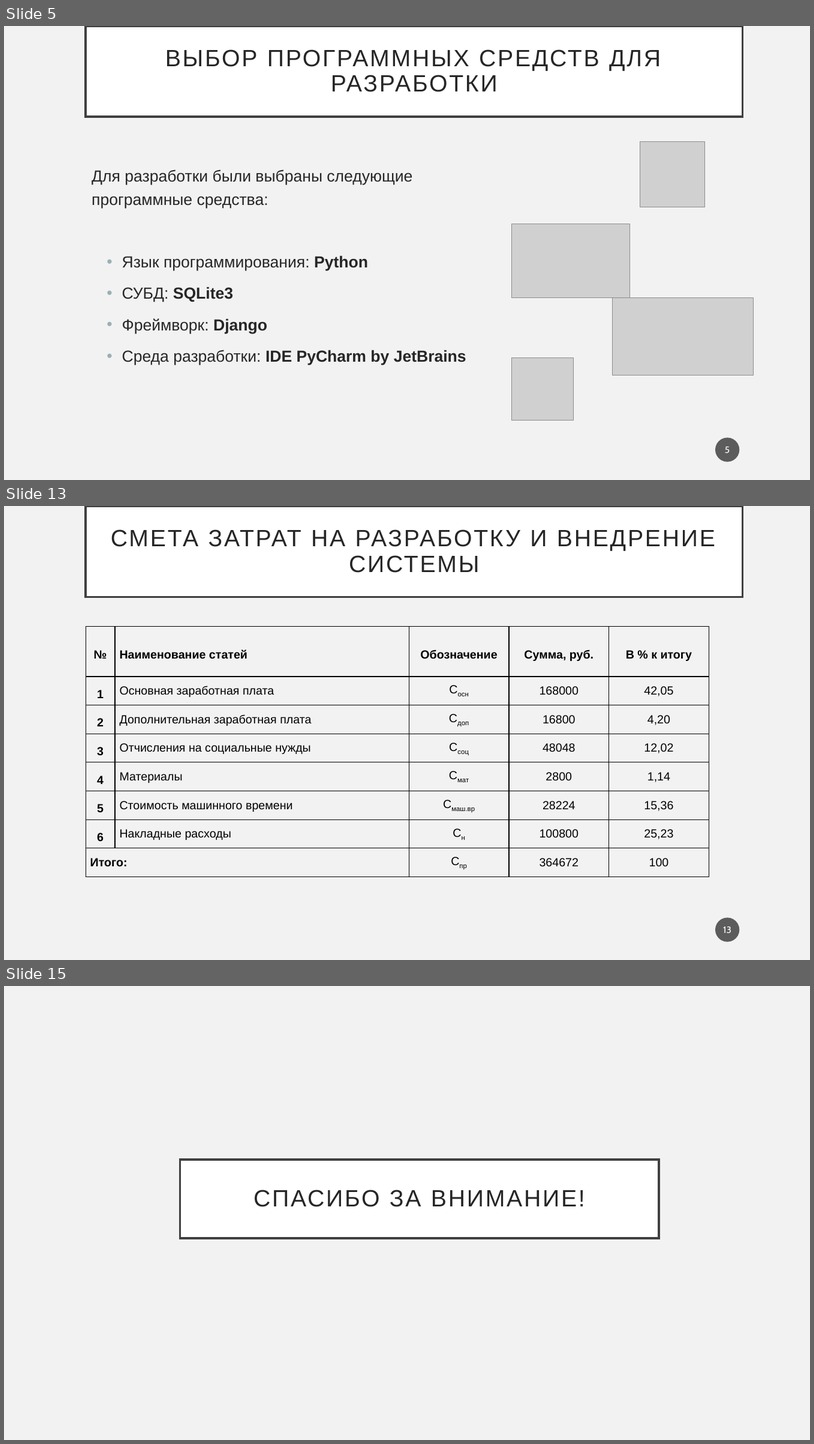
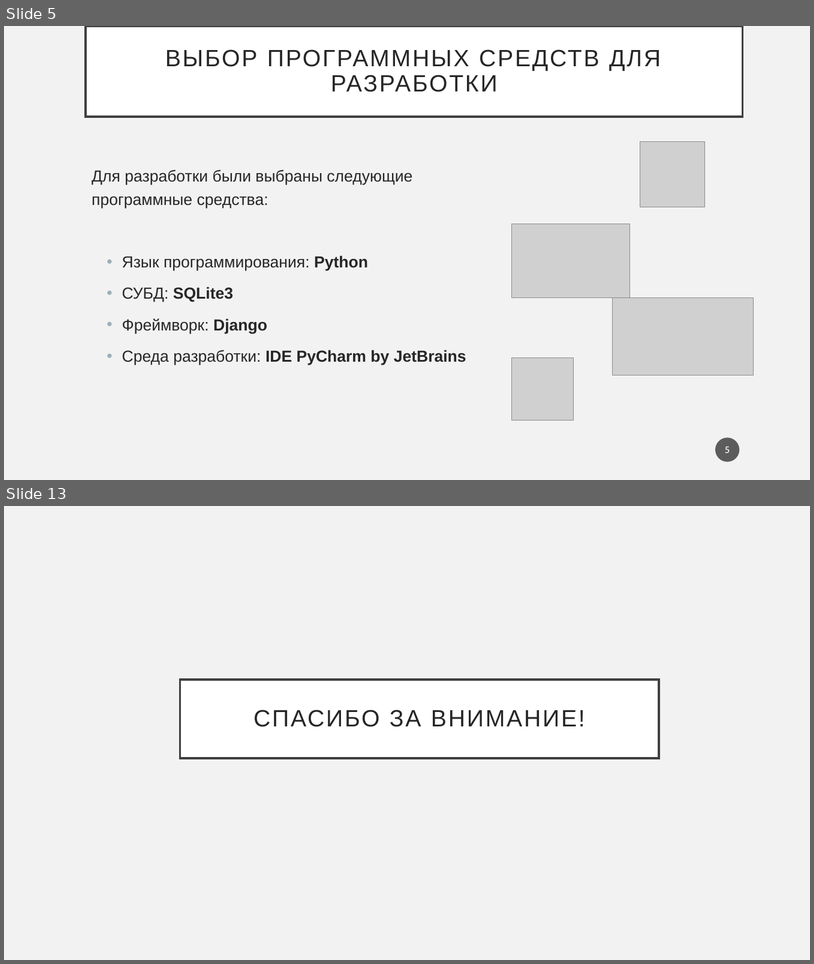
Before and after one commit to PolMarzia/diplom, a slide deck: Prez.pptx. Shown one above the other, each under a label of ours: slides 5, 13 and 15 before the commit, slides 5 and 13 after it; the slides between them are not shown. The pictures are 814x1444 and 814x964 pixels, drawn with LibreOffice and Linux fonts; fonts in the diff are those of the drawing; grey boxes stand for pictures. Boxes give left, top, right and bottom in pixels: in the first picture for what was removed or moved away, otherwise in the second. Text is boxed around its words. In the diff, an @@ line names an element or a change of style, - is before the commit and + after.

```diff
--- a/Prez.pptx
+++ b/Prez.pptx
@@ slide 13 removed at (4, 506, 810, 960), background #F2F2F2 @@
@@ title removed at (86, 507, 743, 597) @@
-СМЕТА ЗАТРАТ НА РАЗРАБОТКУ И ВНЕДРЕНИЕ СИСТЕМЫ
@@ table removed at (86, 627, 708, 877), 8 rows, 5 columns @@
-№ | Наименование статей | Обозначение | Сумма, руб. | В % к итогу
-1 | Основная заработная плата | Сосн | 168000 | 42,05
-2 | Дополнительная заработная плата | Сдоп | 16800 | 4,20
-3 | Отчисления на социальные нужды | Ссоц | 48048 | 12,02
-4 | Материалы | Смат | 2800 | 1,14
-5 | Стоимость машинного времени | Смаш.вр | 28224 | 15,36
-6 | Накладные расходы | Сн | 100800 | 25,23
-Итого: |  | Спр | 364672 | 100
@@ page number removed at (716, 918, 740, 942) @@
-13
@@ what was slide 15 is now slide 13 @@
```
Also in this commit, not shown: 10 slides changed, 1 other slide removed, 7 other files.
